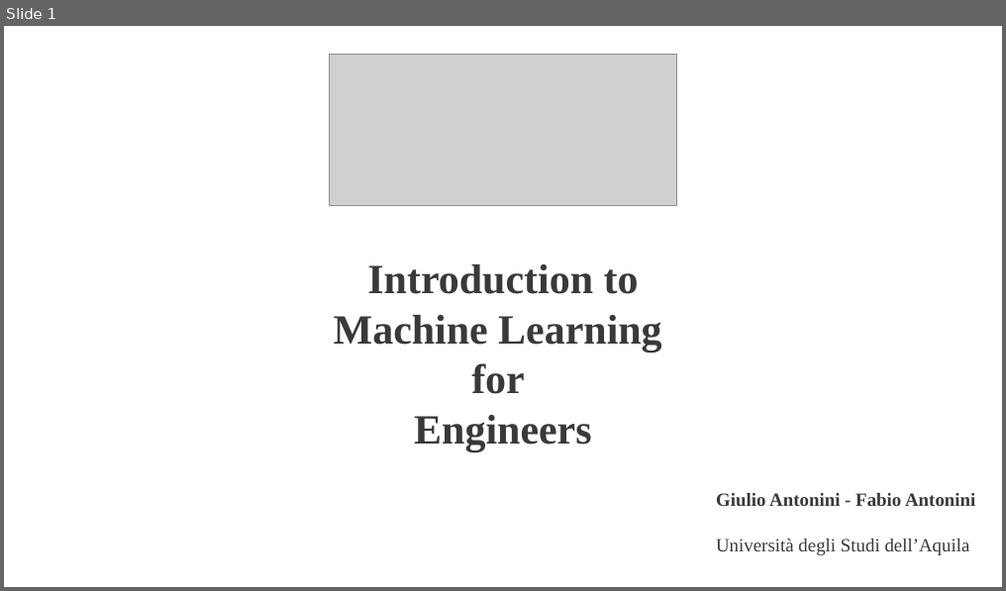
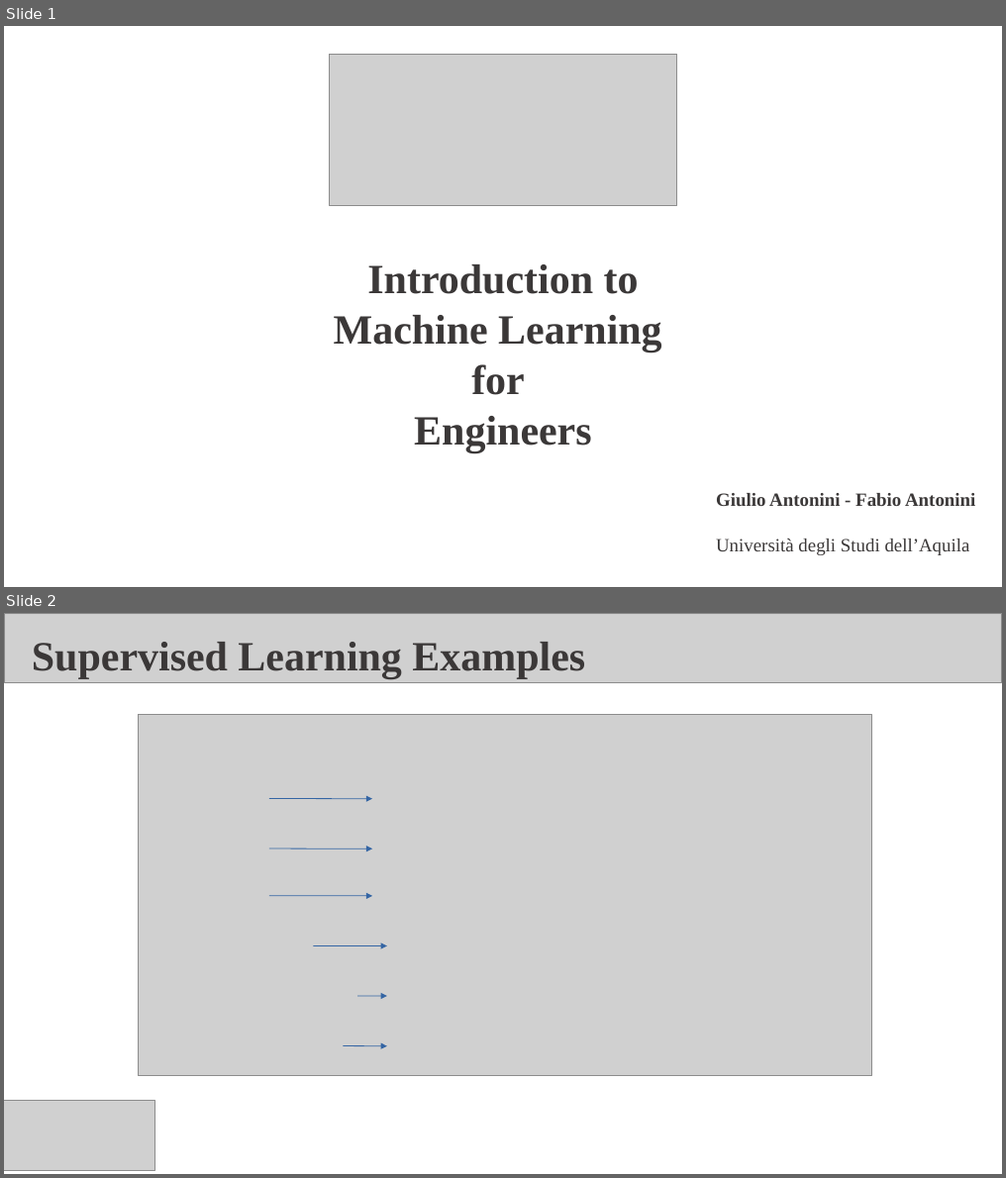
Before and after one commit to fabioantonini/introduction-machine-learning-for-engineers, a slide deck: Lectures/Introduction/Slides/Introduction.ppt. Shown one above the other, each under a label of ours: slide 1 before the commit, slides 1 and 2 after it. The pictures are 1006x591 and 1006x1178 pixels, drawn with LibreOffice and Linux fonts; fonts in the diff are those of the drawing; grey boxes stand for pictures; background and template pictures are left out. Boxes give left, top, right and bottom in pixels: in the first picture for what was removed or moved away, otherwise in the second. Text is boxed around its words. In the diff, an @@ line names an element or a change of style, - is before the commit and + after.

Commit message:
Supervised Learning

```diff
--- a/Lectures/Introduction/Slides/Introduction.ppt
+++ b/Lectures/Introduction/Slides/Introduction.ppt
@@ slide 2 added at (4, 613, 1002, 1174), background #FFFFFF @@
@@ picture added at (4, 613, 1001, 683) @@
@@ text added at (32, 642, 585, 678), 40 pt, text #3B3838, bold @@
+Supervised Learning Examples
@@ picture added at (138, 714, 871, 1075) @@
@@ arrow added from (268, 798) to (372, 798), #3465A4 0.74 pt @@
@@ arrow added from (268, 849) to (372, 849), #3465A4 0.74 pt @@
@@ arrow added from (268, 896) to (372, 896), #3465A4 0.74 pt @@
@@ arrow added from (313, 946) to (387, 946), #3465A4 0.74 pt @@
@@ arrow added from (357, 996) to (387, 996), #3465A4 0.74 pt @@
@@ arrow added from (343, 1047) to (387, 1047), #3465A4 0.74 pt @@
@@ picture added at (4, 1100, 154, 1170) @@
```
Also in this commit, not shown: 1 slide removed, 1 other file.
